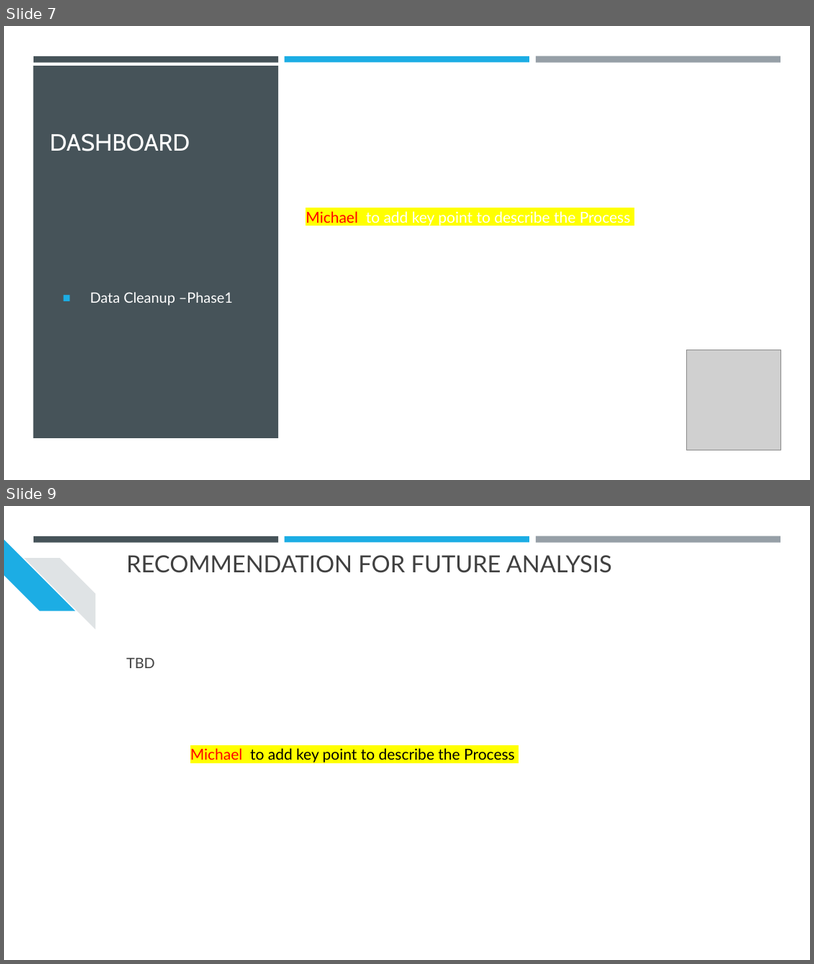
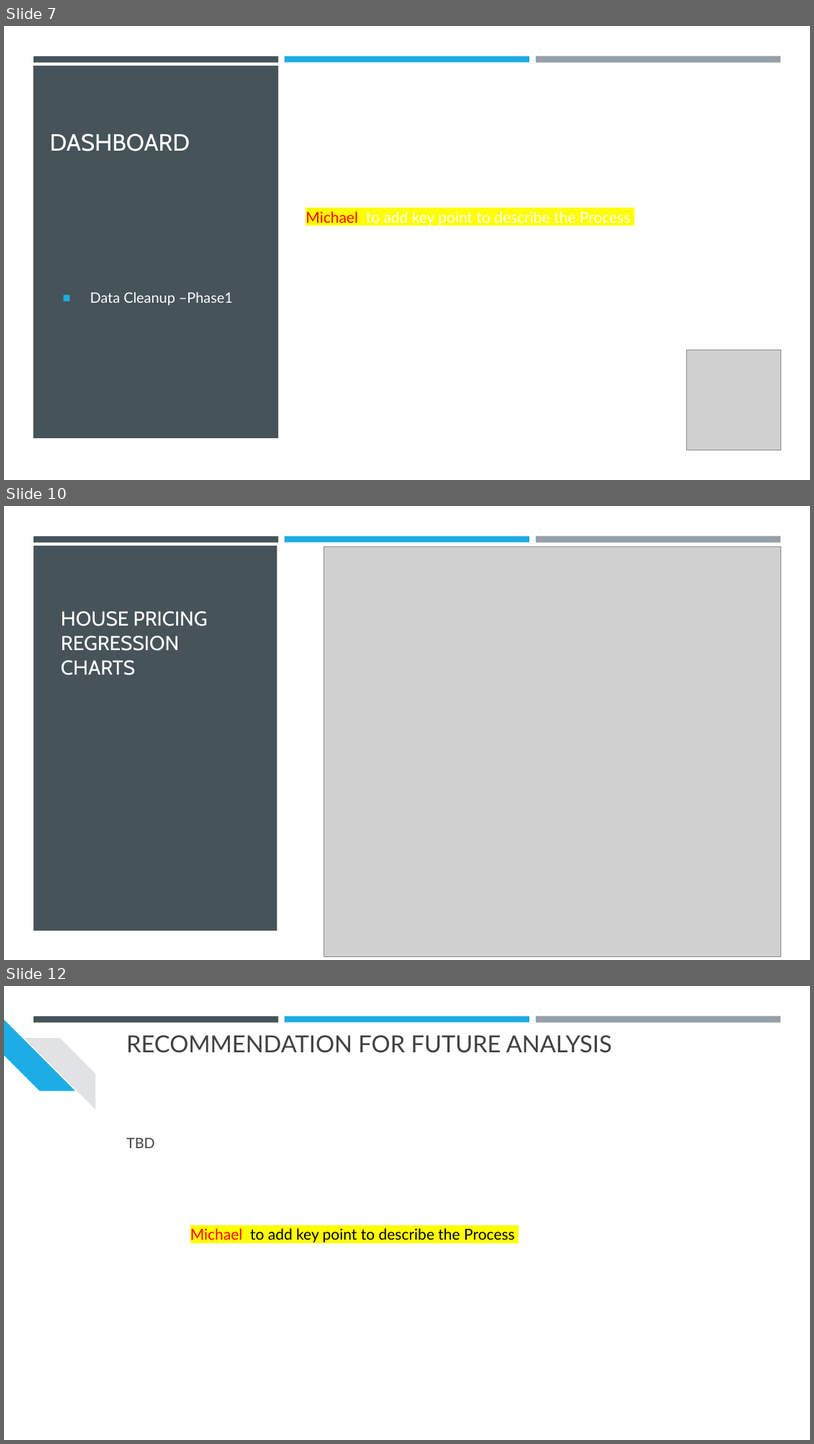
Before and after one commit to srthirum1/Final_Group_Project, a slide deck: Final_Project/CA Housing Prices Analysis.pptx. Shown one above the other, each under a label of ours: slides 7 and 9 before the commit, slides 7, 10 and 12 after it; the slides between them are not shown. The pictures are 814x964 and 814x1444 pixels, drawn with LibreOffice and Linux fonts; fonts in the diff are those of the drawing; grey boxes stand for pictures. Boxes give left, top, right and bottom in pixels: in the first picture for what was removed or moved away, otherwise in the second. Text is boxed around its words. In the diff, an @@ line names an element or a change of style, - is before the commit and + after.

```diff
--- a/Final_Project/CA Housing Prices Analysis.pptx
+++ b/Final_Project/CA Housing Prices Analysis.pptx
@@ slide 10 added at (x1=4, y1=506, x2=810, y2=960), background #FFFFFF; not listed: 3 template elements that a slide beside it also shows @@
@@ rectangle added at (x1=34, y1=546, x2=278, y2=931), fill #465359 @@
@@ picture added at (x1=324, y1=546, x2=782, y2=957) @@
@@ title added at (x1=61, y1=611, x2=208, y2=675), 24 pt, text #FFFFFF @@
+HOUSE PRICING REGRESSION CHARTS
@@ what was slide 9 is now slide 12 @@
```
Also in this commit, not shown: 1 slide changed, 2 other slides added.
